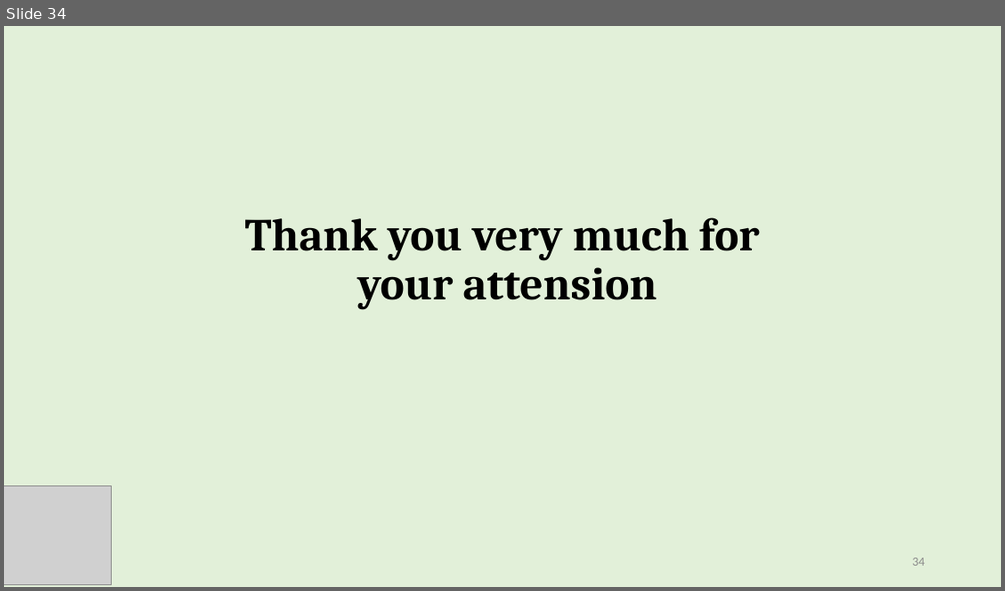
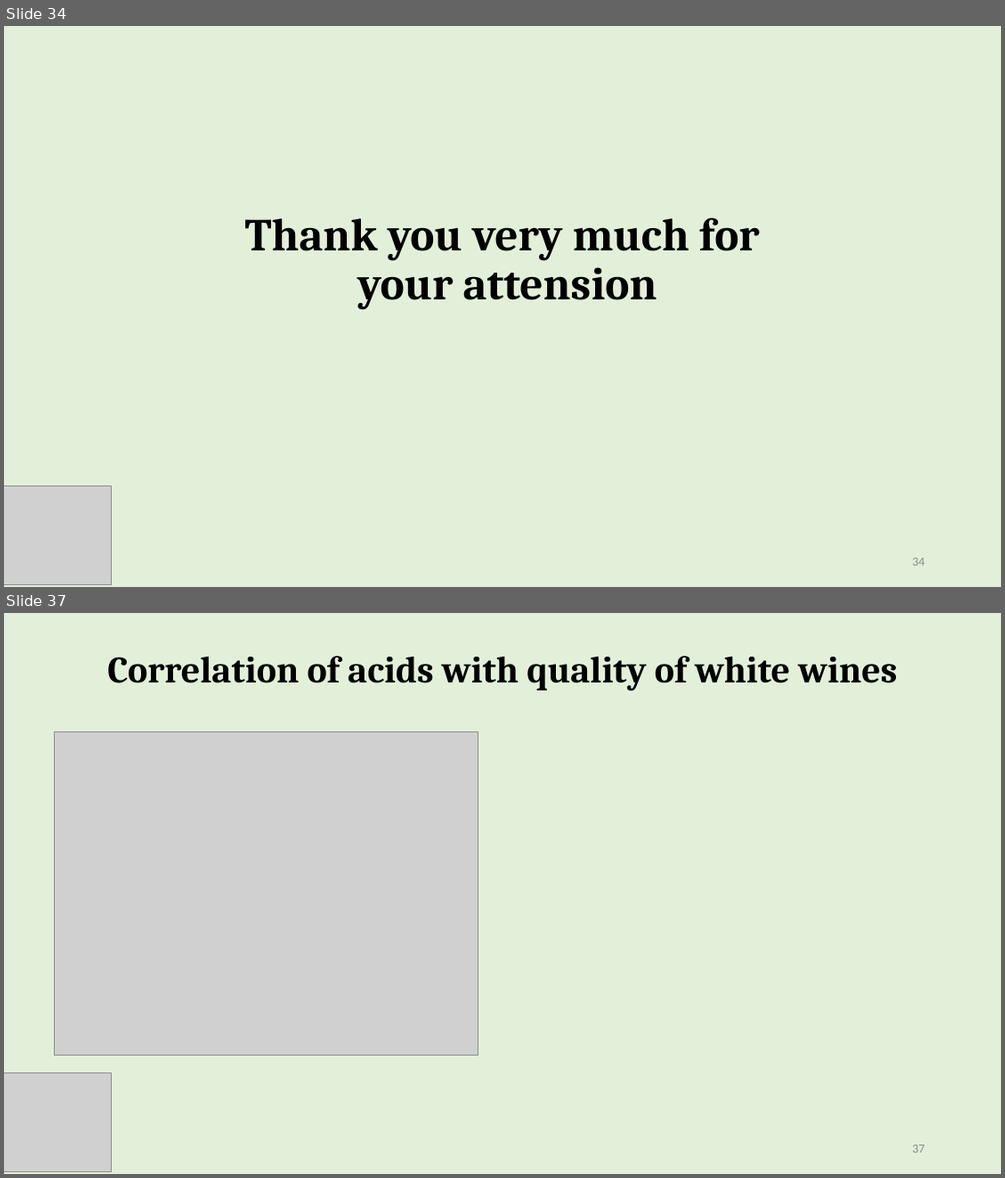
Before and after one commit to baes2021/P2-wine-EDA, a slide deck: preliminary/Figs/Presentation1.pptx. Shown one above the other, each under a label of ours: slide 34 before the commit, slides 34 and 37 after it; the slides between them are not shown. The pictures are 1005x591 and 1005x1178 pixels, drawn with LibreOffice and Linux fonts; fonts in the diff are those of the drawing; grey boxes stand for pictures. Boxes give left, top, right and bottom in pixels: in the first picture for what was removed or moved away, otherwise in the second. Text is boxed around its words. In the diff, an @@ line names an element or a change of style, - is before the commit and + after.

```diff
--- a/preliminary/Figs/Presentation1.pptx
+++ b/preliminary/Figs/Presentation1.pptx
@@ slide 37 added at (4, 613, 1001, 1174), background #E2F0D9 @@
@@ title added at (107, 656, 897, 691), 36 pt, text #000000, bold @@
+Correlation of acids with quality of white wines
@@ picture added at (55, 732, 479, 1055) @@
@@ picture added at (4, 1072, 111, 1171) @@
@@ page number added at (912, 1144, 924, 1152), 12 pt, text #8C8C8C @@
+37
```
Also in this commit, not shown: 21 other slides added, 18 other files.
